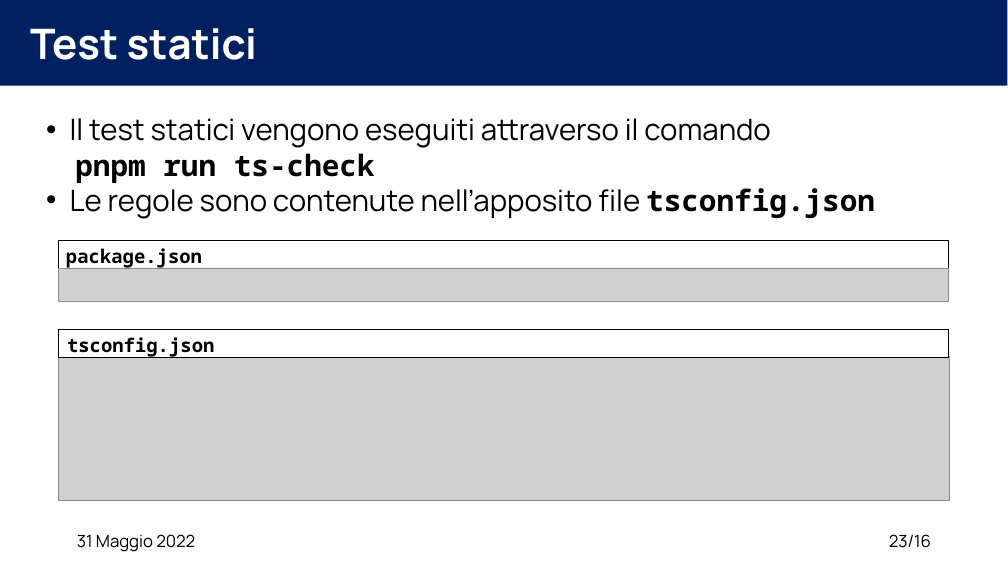
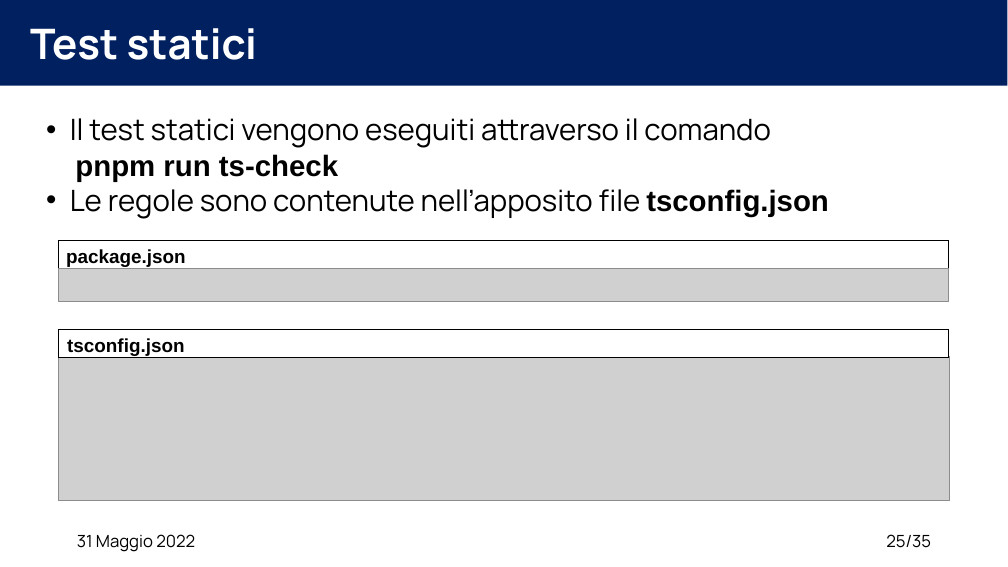
Before and after one commit to XidaZ3/MTSSAssignment3, a slide deck: slide 25 of MTSSAssignment3.pptx (slide 23 before the commit). Drawn at 1008x567 pixels with LibreOffice and Linux fonts; fonts in the diff are those of the drawing; grey boxes stand for pictures. Boxes give left, top, right and bottom in pixels: in the first picture for what was removed or moved away, otherwise in the second. Text is boxed around its words. In the diff, an @@ line names an element or a change of style, - is before the commit and + after.

```diff
--- a/MTSSAssignment3.pptx
+++ b/MTSSAssignment3.pptx
@@ text "Il test statici vengono eseguiti ..." at (70,118,829,219): font Noto Sans Mono to Arial in "pnpm run ts-check", "tsconfig.json" @@
@@ text "package.json" at (66,249,186,267): font Noto Sans Mono to Arial @@
@@ text "tsconfig.json" at (67,338,184,356): font Noto Sans Mono to Arial @@
@@ page number at (886,534,931,548): text changed @@
-23/16
+25/35
```
Also in this commit, not shown: 19 other slides changed, 2 slides added, 2 slides removed, 2 other files.
